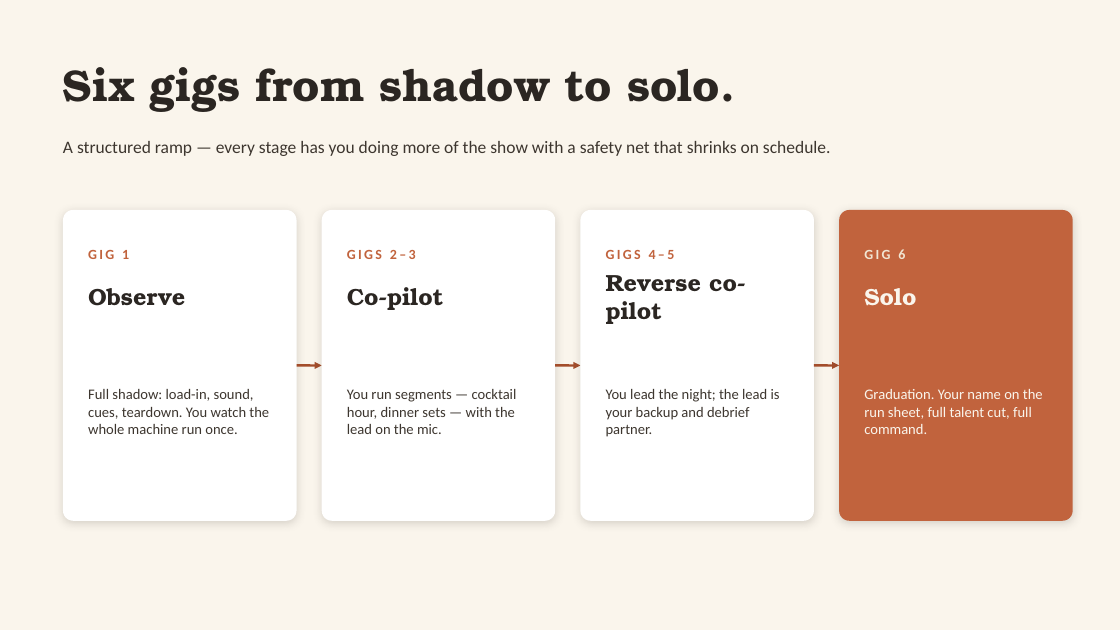
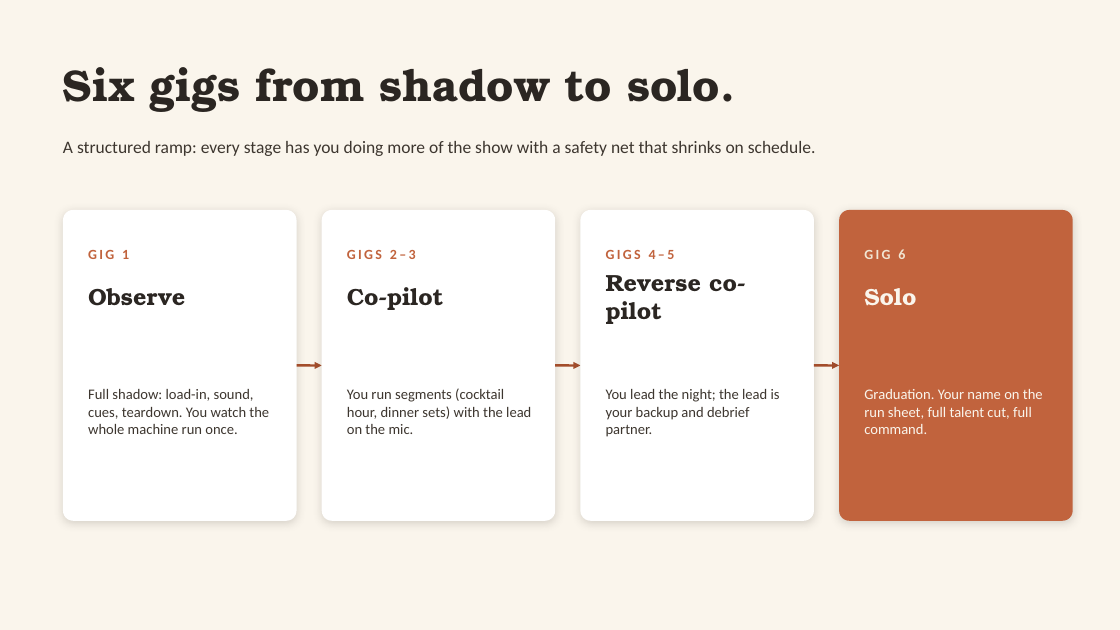
Before and after one commit to Legal-Leaf-Market/CrossroadsWeddingCo, a slide deck: slide 5 of content/partner/crossroads-partner-brief-nic.pptx. Drawn at 1120x630 pixels with LibreOffice and Linux fonts; fonts in the diff are those of the drawing. Boxes give left, top, right and bottom in pixels: in the first picture for what was removed or moved away, otherwise in the second. Text is boxed around its words. In the diff, an @@ line names an element or a change of style, - is before the commit and + after.

```diff
--- a/content/partner/crossroads-partner-brief-nic.pptx
+++ b/content/partner/crossroads-partner-brief-nic.pptx
@@ text at <box>63,141,816,156</box>: text changed @@
-A structured ramp — every stage has you doing more of the show with a safety net that shrinks on schedule.
+A structured ramp: every stage has you doing more of the show with a safety net that shrinks on schedule.
@@ text at <box>347,388,531,434</box>: text changed @@
-You run segments — cocktail hour, dinner sets — with the lead on the mic.
+You run segments (cocktail hour, dinner sets) with the lead on the mic.
```
Also in this commit, not shown: 7 other slides changed, 30 other files.
